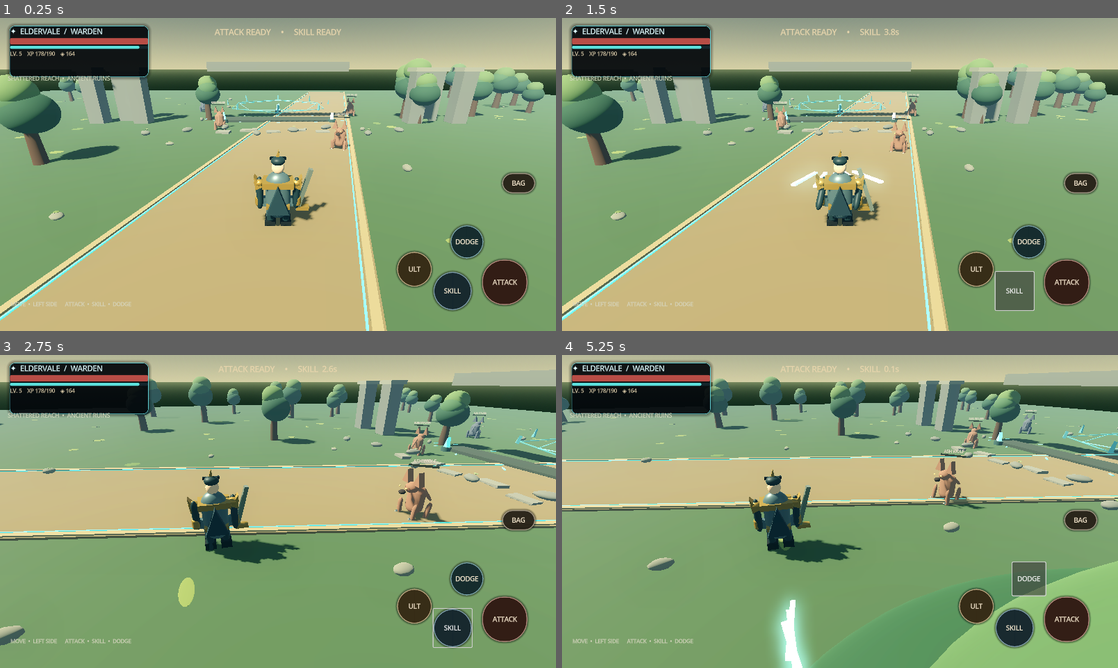
Above: before the commit, frames 1-4 (two rows, left to right).
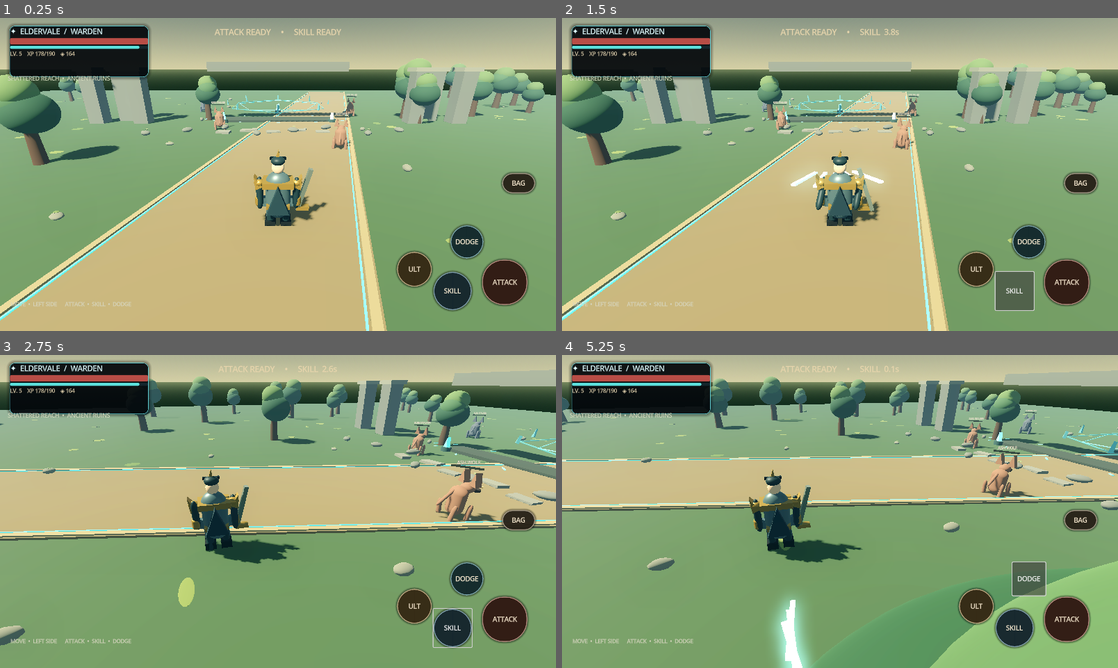
Above: after the commit, the same moments.

Repository: filesgloom-png/ELDERVALE
Game: Godot game, scene res://scenes/main_3d.tscn
Two runs of this game, one before a commit and one after it. Both use one fixed random seed, a clock stepped at 60 frames per second and the inputs below.
Inputs (mouse positions are in pixels of both pictures, inside the frame that each line leads up to):
- Up to frame 1 (0.25 s): no input
- Up to frame 2 (1.5 s): click "ATTACK" at 0.5 s; click "SKILL" at 1.25 s
- Up to frame 3 (2.75 s): tap Enter (ui_accept) at 2, 2.27 s; move the mouse to (400, 495) at 2.02 s; hold Right (ui_right) from 2.03 s (still down); tap Q at 2.1 s; click (400, 495) at 2.17 s
- Up to frame 4 (5.25 s): release Right (ui_right) at 2.75 s; drag from (728, 527) to (812, 574) at 2.77 s; move the mouse to (895, 442) at 3.52 s; hold Right (ui_right) 3.53-4.25 s; tap F at 3.6 s; drag from (812, 574) to (673, 464) at 4.27 s; click "DODGE" at 5 s

The runs differ from the first frame. In frame 1, 0.2% of the frame differs, in the area x 35-64%, y 25-43%; in frame 2, 0.2%; in frame 3, 1.5%, in the area x 70-91%, y 20-54%; in frame 4, 1.1%.

Commit message:
combat: add enemy windups, dodge telegraphs and distinct melee lunges

Diff:
--- a/scripts/main_3d.gd
+++ b/scripts/main_3d.gd
@@ -54,6 +54,7 @@
 var enemy_health_ui: Dictionary = {}
 var enemy_knockback: Dictionary = {}
 var enemy_recovery_animations: Dictionary = {}
+var enemy_combat_states: Dictionary = {}
 var frost_warden_states: Dictionary = {}
 var health_bar_fade_effects: Array[Dictionary] = []
 var damage_number_effects: Array[Dictionary] = []
@@ -1017,15 +1018,22 @@
 		if enemy.name == "FrostWarden":
 			_update_frost_warden_combat(enemy, delta)
 		var d := enemy.position.distance_to(player.position)
-		if d < 11.0 and d > 2.6:
-			var toward := (player.position - enemy.position).normalized()
-			enemy.position += Vector3(toward.x, 0, toward.z) * (0.55 if i < 3 else 0.35) * delta
-			enemy.rotation.y = atan2(-toward.x, -toward.z)
+		if enemy.name != "FrostWarden":
+			_update_standard_enemy_combat(enemy, delta, d)
 	if hp_bar != null:
 		hp_bar.value = player_hp
 	_refresh_boss_hud()
 	if status_label != null:
 		var combat_status := ("ATTACK READY" if attack_cooldown <= 0 else "ATTACK  %.1fs" % attack_cooldown) + "     •     " + ("SKILL READY" if skill_cooldown <= 0 else "SKILL  %.1fs" % skill_cooldown)
+		for threat in enemies:
+			if not is_instance_valid(threat) or threat.name == "FrostWarden" or not enemy_combat_states.has(threat):
+				continue
+			var threat_state: Dictionary = enemy_combat_states[threat]
+			var threat_windup := float(threat_state.get("windup", 0.0))
+			if threat_windup > 0.0 and threat.position.distance_to(player.position) < 12.0:
+				var threat_name := "ASH WOLF POUNCE" if threat.name == "AshWolf" else "RUIN STALKER STRIKE"
+				combat_status = "%s INCOMING  •  DODGE NOW  •  %.1fs" % [threat_name, threat_windup]
+				break
 		for boss in enemies:
 			if is_instance_valid(boss) and boss.name == "FrostWarden" and frost_warden_states.has(boss):
 				var boss_state: Dictionary = frost_warden_states[boss]
@@ -1037,6 +1045,111 @@
 					combat_status += "     •     FROST WARDEN ACTIVE"
 				break
 		status_label.text = combat_status
+
+func _update_standard_enemy_combat(enemy: Node3D, delta: float, distance_to_player: float) -> void:
+	if not enemy_combat_states.has(enemy):
+		enemy_combat_states[enemy] = {
+			"cooldown": 0.9 if enemy.name == "AshWolf" else 1.5,
+			"windup": 0.0,
+			"recovery": 0.0,
+			"marker": null,
+			"target": Vector3.ZERO
+		}
+	var state: Dictionary = enemy_combat_states[enemy]
+	var body := enemy.get_node_or_null("EnemyBody") as MeshInstance3D
+	var head := enemy.get_node_or_null("EnemyHead") as MeshInstance3D
+	var is_wolf := enemy.name == "AshWolf"
+	var attack_range := 2.7 if is_wolf else 3.2
+	var windup_duration := 0.62 if is_wolf else 0.82
+	var cooldown := maxf(0.0, float(state.get("cooldown", 0.0)) - delta)
+	var windup := float(state.get("windup", 0.0))
+	var recovery := maxf(0.0, float(state.get("recovery", 0.0)) - delta)
+	state["recovery"] = recovery
+	if windup > 0.0:
+		windup = maxf(0.0, windup - delta)
+		state["windup"] = windup
+		var anticipation := 1.0 - windup / windup_duration
+		if body != null:
+			body.scale = (Vector3(0.72, 0.58, 0.55) if is_wolf else Vector3(0.72, 0.58, 0.55)) * Vector3(1.0 + anticipation * 0.18, 1.0 - anticipation * 0.12, 1.0 + anticipation * 0.12)
+			body.rotation.x = (-0.20 if is_wolf else 0.08) * anticipation
+		if head != null:
+			head.rotation.x = (-0.16 if is_wolf else 0.12) * anticipation
+		var marker := state.get("marker") as Node3D
+		if is_instance_valid(marker):
+			var pulse := 0.88 + 0.16 * sin(animation_time * 18.0)
+			marker.scale = Vector3(pulse, 1.0, pulse)
+			marker.rotation.y += delta * 0.8
+		if windup <= 0.0:
+			if is_instance_valid(marker):
+				marker.queue_free()
+			state["marker"] = null
+			var target: Vector3 = state.get("target", player.position)
+			var strike_direction := target - enemy.position
+			strike_direction.y = 0.0
+			if strike_direction.length_squared() > 0.001:
+				var lunge_distance := 3.2 if is_wolf else 2.25
+				enemy.position += strike_direction.normalized() * minf(lunge_distance, maxf(0.0, distance_to_player - 1.0))
+			var strike_range := 2.35 if is_wolf else 2.7
+			if Vector2(enemy.position.x - player.position.x, enemy.position.z - player.position.z).length() <= strike_range:
+				_take_frost_damage(17 if is_wolf else 21, "ASH WOLF POUNCE" if is_wolf else "RUIN STALKER STRIKE")
+				_spawn_combat_effect("hit", player.position + Vector3(0.0, 0.08, 0.0))
+			else:
+				if status_label != null:
+					status_label.text = "ENEMY STRIKE EVADED  •  GOOD DODGE"
+			state["recovery"] = 0.36
+			state["cooldown"] = 2.25 if is_wolf else 2.8
+			enemy.rotation.z = 0.24 if is_wolf else -0.18
+	elif recovery > 0.0:
+		if body != null:
+			body.scale = Vector3(0.72, 0.58, 0.55) * (1.0 + 0.05 * sin((1.0 - recovery / 0.36) * PI))
+		if head != null:
+			head.rotation.x = -0.06 * sin((1.0 - recovery / 0.36) * PI)
+	else:
+		if body != null:
+			body.scale = Vector3(0.72, 0.58, 0.55)
+			body.rotation.x = 0.0
+		if head != null:
+			head.rotation.x = 0.0
+		if distance_to_player < 8.8 and distance_to_player > attack_range and cooldown <= 0.0:
+			var to_player := player.position - enemy.position
+			to_player.y = 0.0
+			if to_player.length_squared() > 0.001:
+				enemy.rotation.y = lerp_angle(enemy.rotation.y, atan2(to_player.x, to_player.z), minf(1.0, delta * 3.8))
+				var approach_speed := 2.5 if is_wolf else 1.25
+				enemy.position += to_player.normalized() * approach_speed * delta
+		elif distance_to_player <= attack_range and cooldown <= 0.0:
+			state["windup"] = windup_duration
+			state["target"] = player.position
+			state["cooldown"] = windup_duration + 0.25
+			if body != null:
+				body.scale = Vector3(0.82, 0.52, 0.64)
+			var warning := MeshInstance3D.new()
+			var ring := TorusMesh.new()
+			ring.inner_radius = 0.78 if is_wolf else 0.88
+			ring.outer_radius = 0.92 if is_wolf else 1.02
+			ring.rings = 6
+			ring.ring_segments = 24
+			warning.mesh = ring
+			var warning_material := StandardMaterial3D.new()
+			warning_material.shading_mode = BaseMaterial3D.SHADING_MODE_UNSHADED
+			warning_material.albedo_color = Color("#ff9b63") if is_wolf else Color("#c9a8ff")
+			warning_material.emission_enabled = true
+			warning_material.emission = warning_material.albedo_color
+			warning_material.emission_energy_multiplier = 1.4
+			warning.material_override = warning_material
+			warning.cast_shadow = GeometryInstance3D.SHADOW_CASTING_SETTING_OFF
+			warning.position = player.position + Vector3(0.0, 0.08, 0.0)
+			warning.rotation.x = PI * 0.5
+			warning.name = "EnemyAttackTelegraph"
+			add_child(warning)
+			state["marker"] = warning
+		elif distance_to_player >= 8.8:
+			var to_player := player.position - enemy.position
+			to_player.y = 0.0
+			if to_player.length_squared() > 0.001:
+				enemy.rotation.y = lerp_angle(enemy.rotation.y, atan2(to_player.x, to_player.z), minf(1.0, delta * 2.0))
+	state["cooldown"] = cooldown if float(state.get("windup", 0.0)) <= 0.0 and float(state.get("cooldown", 0.0)) <= 0.0 else float(state.get("cooldown", 0.0))
+	enemy_combat_states[enemy] = state
 
 func _update_frost_warden_combat(enemy: Node3D, delta: float) -> void:
 	if not frost_warden_states.has(enemy):
